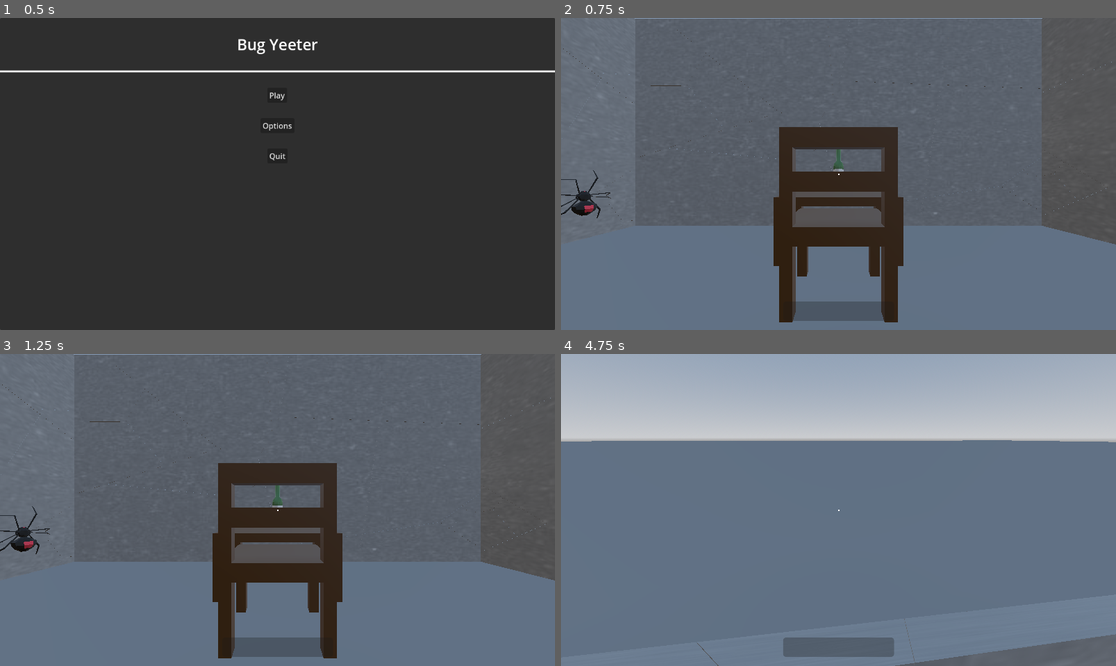
Above: before the commit, frames 1-4 (two rows, left to right).
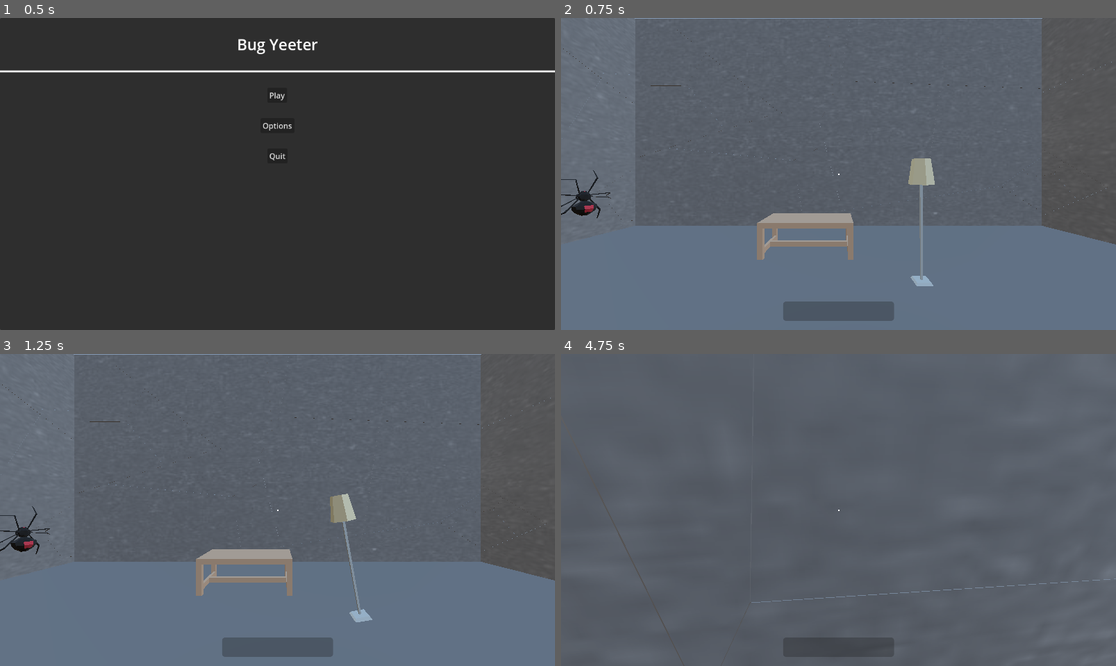
Above: after the commit, the same moments.

Repository: rcorre/wildjam84
Game: Godot game, scene res://menus/title/Title.tscn
Same seed, same stepped clock (60 frames per second), same inputs: the game is played once before the commit and once after it.
Inputs (mouse positions are in pixels of both pictures, inside the frame that each line leads up to):
- Up to frame 1 (0.5 s): no input
- Up to frame 2 (0.75 s): click "Play" at 0.5 s
- Up to frame 3 (1.25 s): no input
- Up to frame 4 (4.75 s): tap Enter at 1.25 s; move the mouse to (866, 510) at 1.27 s; press the mouse at (866, 510) at 1.28 s; hold W (forward) from 1.28 s (still down); tap Space (jump) at 1.52, 2.27, 3.5, 3.77, 4.52 s; move the mouse to (810, 510) at 2.02 s; release the mouse at (810, 510) at 2.03 s; click (810, 510) at 2.1 s; move the mouse to (849, 503) at 2.77 s; press the mouse at (849, 503) at 2.78 s; move the mouse to (832, 516) at 3.52 s; release the mouse at (832, 516) at 3.53 s; click (832, 516) at 3.6 s; move the mouse to (877, 513) at 4.27 s; press the mouse at (877, 513) at 4.28 s

Frame 1 is identical in both runs. In frame 2, 9.5% of the frame differs, in the area x 35-68%, y 34-98%; in frame 3, 9.4%; in frame 4, 93%, in the area x 0-100%, y 0-100%.

Commit message:
Add kenney furniture models.

Diff:
--- a/scenes/Main.tscn
+++ b/scenes/Main.tscn
@@ -1,10 +1,9 @@
-[gd_scene load_steps=13 format=3 uid="uid://ksrgiopp2i6f"]
+[gd_scene load_steps=12 format=3 uid="uid://ksrgiopp2i6f"]
 
 [ext_resource type="PackedScene" uid="uid://dt8d8bapujifn" path="res://scenes/Player.tscn" id="1_elqb8"]
+[ext_resource type="PackedScene" uid="uid://3vu05p63g5im" path="res://assets/models/furniture/table.glb" id="3_vcsgt"]
+[ext_resource type="PackedScene" uid="uid://djr5j7jkl6ipd" path="res://assets/models/furniture/lampRoundFloor.glb" id="4_c01mt"]
 [ext_resource type="PackedScene" uid="uid://dmv485f177oai" path="res://scenes/Bugs/Spider.tscn" id="4_rarhs"]
-[ext_resource type="PackedScene" uid="uid://kb0bb5wcxb0c" path="res://scenes/Props/Table.tscn" id="4_vcsgt"]
-[ext_resource type="PackedScene" uid="uid://ddjk6kcab4ces" path="res://scenes/Props/Bottle.tscn" id="5_vcsgt"]
-[ext_resource type="PackedScene" uid="uid://bxfp5uuvgq48u" path="res://scenes/Props/Chair.tscn" id="6_c01mt"]
 [ext_resource type="Script" uid="uid://v7r44van6ys4" path="res://scenes/Level/LevelController.gd" id="8_q8u5g"]
 [ext_resource type="PackedScene" uid="uid://cjm3fhg3ivebn" path="res://scenes/Level/Rooms/Room.tscn" id="9_lhr70"]
 
@@ -55,14 +54,11 @@
 
 [node name="Props" type="Node3D" parent="."]
 
-[node name="Table" parent="Props" instance=ExtResource("4_vcsgt")]
-transform = Transform3D(1, 0, 0, 0, 1, 0, 0, 0, 1, 0, 0, 4)
+[node name="table" parent="Props" instance=ExtResource("3_vcsgt")]
+transform = Transform3D(1, 0, 0, 0, 1, 0, 0, 0, 1, 0, 0, 4.25654)
 
-[node name="Bottle" parent="Props" instance=ExtResource("5_vcsgt")]
-transform = Transform3D(1, 0, 0, 0, 1, 0, 0, 0, 1, 0, 1.16256, 4)
-
-[node name="Chair" parent="." instance=ExtResource("6_c01mt")]
-transform = Transform3D(-1, 0, 8.74228e-08, 0, 1, 0, -8.74228e-08, 0, -1, -2.2764e-07, 0, 2.6039)
+[node name="lampRoundFloor" parent="Props" instance=ExtResource("4_c01mt")]
+transform = Transform3D(1, 0, 0, 0, 1, 0, 0, 0, 1, -1.01831, 0.324595, 2.77214)
 
 [node name="LevelController" type="Node3D" parent="."]
 script = ExtResource("8_q8u5g")
--- a/scenes/Player.tscn
+++ b/scenes/Player.tscn
@@ -23,6 +23,7 @@
 [node name="RayCast3D" type="RayCast3D" parent="Camera3D"]
 target_position = Vector3(0, 0, -2)
 collision_mask = 9
+debug_shape_custom_color = Color(0, 0, 0, 0)
 
 [node name="GrabPoint" type="Node3D" parent="Camera3D"]
 transform = Transform3D(-1, 0, -8.74228e-08, 0, 1, 0, 8.74228e-08, 0, -1, -1.57361e-07, 0, -1.8)
--- a/scenes/Props/Bottle.tscn
+++ /dev/null
@@ -1,21 +0,0 @@
-[gd_scene load_steps=4 format=3 uid="uid://ddjk6kcab4ces"]
-
-[ext_resource type="PackedScene" uid="uid://cdny31elv6r4n" path="res://assets/models/props/Bottle.glb" id="1_hj5ls"]
-
-[sub_resource type="StandardMaterial3D" id="StandardMaterial3D_crpbf"]
-albedo_color = Color(0.270897, 0.448481, 0.229451, 1)
-metallic_specular = 0.68
-roughness = 0.35
-
-[sub_resource type="CylinderShape3D" id="CylinderShape3D_ijuy7"]
-height = 0.951904
-radius = 0.0991211
-
-[node name="Bottle" instance=ExtResource("1_hj5ls")]
-
-[node name="Cylinder" parent="." index="0"]
-surface_material_override/0 = SubResource("StandardMaterial3D_crpbf")
-
-[node name="CollisionShape3D" type="CollisionShape3D" parent="." index="1"]
-transform = Transform3D(1, 0, 0, 0, 1, 0, 0, 0, 1, 0, 0.47644, 0)
-shape = SubResource("CylinderShape3D_ijuy7")
--- a/scenes/Props/Chair.tscn
+++ /dev/null
@@ -1,26 +0,0 @@
-[gd_scene load_steps=5 format=3 uid="uid://bxfp5uuvgq48u"]
-
-[ext_resource type="PackedScene" uid="uid://dsu1nc8ltn13w" path="res://assets/models/props/Chair.glb" id="1_evi8f"]
-
-[sub_resource type="BoxShape3D" id="BoxShape3D_8r1jx"]
-size = Vector3(1.20947, 1.96722, 0.199219)
-
-[sub_resource type="BoxShape3D" id="BoxShape3D_cgqoh"]
-size = Vector3(1.20947, 0.970917, 0.199219)
-
-[sub_resource type="BoxShape3D" id="BoxShape3D_ckhbl"]
-size = Vector3(1.20947, 0.970917, 0.199219)
-
-[node name="Chair" instance=ExtResource("1_evi8f")]
-
-[node name="CollisionShape3D" type="CollisionShape3D" parent="." index="1"]
-transform = Transform3D(1, 0, 0, 0, 1, 0, 0, 0, 1, 0.00854492, 1.012, 0.458545)
-shape = SubResource("BoxShape3D_8r1jx")
-
-[node name="CollisionShape3D2" type="CollisionShape3D" parent="." index="2"]
-transform = Transform3D(1, 0, 0, 0, 1, 0, 0, 0, 1, 0.00854492, 0.513843, -0.456494)
-shape = SubResource("BoxShape3D_cgqoh")
-
-[node name="CollisionShape3D3" type="CollisionShape3D" parent="." index="3"]
-transform = Transform3D(1, 0, 0, 0, -4.37114e-08, -1, 0, 1, -4.37114e-08, 0.00854492, 0.917163, 0.00139192)
-shape = SubResource("BoxShape3D_ckhbl")
--- a/scenes/Props/Table.tscn
+++ /dev/null
@@ -1,32 +0,0 @@
-[gd_scene load_steps=4 format=3 uid="uid://kb0bb5wcxb0c"]
-
-[ext_resource type="PackedScene" uid="uid://cwnx22urf7um1" path="res://assets/models/props/Table.glb" id="1_tf4yn"]
-
-[sub_resource type="BoxShape3D" id="BoxShape3D_tf4yn"]
-size = Vector3(2.08392, 0.175342, 1.42087)
-
-[sub_resource type="BoxShape3D" id="BoxShape3D_2woq5"]
-size = Vector3(0.231, 1, 0.225)
-
-[node name="Table" instance=ExtResource("1_tf4yn")]
-mass = 4.0
-
-[node name="CollisionShape3D" type="CollisionShape3D" parent="." index="1"]
-transform = Transform3D(1, 0, 0, 0, 1, 0, 0, 0, 1, -0.0157166, 1.07538, 0.00993371)
-shape = SubResource("BoxShape3D_tf4yn")
-
-[node name="CollisionShape3D2" type="CollisionShape3D" parent="." index="2"]
-transform = Transform3D(1, 0, 0, 0, 1, 0, 0, 0, 1, -0.872299, 0.5, -0.532608)
-shape = SubResource("BoxShape3D_2woq5")
-
-[node name="CollisionShape3D3" type="CollisionShape3D" parent="." index="3"]
-transform = Transform3D(1, 0, 0, 0, 1, 0, 0, 0, 1, -0.874023, 0.5, 0.548286)
-shape = SubResource("BoxShape3D_2woq5")
-
-[node name="CollisionShape3D4" type="CollisionShape3D" parent="." index="4"]
-transform = Transform3D(1, 0, 0, 0, 1, 0, 0, 0, 1, 0.863307, 0.5, 0.526064)
-shape = SubResource("BoxShape3D_2woq5")
-
-[node name="CollisionShape3D5" type="CollisionShape3D" parent="." index="5"]
-transform = Transform3D(1, 0, 0, 0, 1, 0, 0, 0, 1, 0.930594, 0.5, -0.58046)
-shape = SubResource("BoxShape3D_2woq5")
--- a/scenes/Throwable.gd
+++ b/scenes/Throwable.gd
@@ -35,6 +35,20 @@
 	stream.random_pitch = 1.2
 	stream.random_volume_offset_db = 5.0
 	stream.add_stream(0, HIT_SOUNDS[item_material] as AudioStream)
+
+	# I don't want to manually create a scene from each of the Kenney GLBs
+	# Instead, create a collider programatically
+	# all the kenney furniture assets have a mesh child named something(Clone)
+	var mi = find_child("*(Clone)") as MeshInstance3D
+	if not mi:
+		push_error("No mesh mi found in ", self)
+		print_tree_pretty()
+		return
+
+	# Could try create_multiple_convex_collisions if we want more precise shapes
+	var col := CollisionShape3D.new()
+	col.shape = mi.mesh.create_convex_shape()
+	add_child(col)
 
 func _on_sleep():
 	if sleeping:
Binary file added: assets/models/furniture/bathroomCabinet.glb
Not shown, added: assets/models/furniture/bathroomCabinet.glb.import
Binary file added: assets/models/furniture/bathroomCabinetDrawer.glb
Not shown, added: assets/models/furniture/bathroomCabinetDrawer.glb.import
Binary file added: assets/models/furniture/bathroomMirror.glb
Not shown, added: assets/models/furniture/bathroomMirror.glb.import
Binary file added: assets/models/furniture/bathroomSink.glb
Not shown, added: assets/models/furniture/bathroomSink.glb.import
Binary file added: assets/models/furniture/bathroomSinkSquare.glb
Not shown, added: assets/models/furniture/bathroomSinkSquare.glb.import
Binary file added: assets/models/furniture/bathtub.glb
Not shown, added: assets/models/furniture/bathtub.glb.import
(and 277 more such lines)
